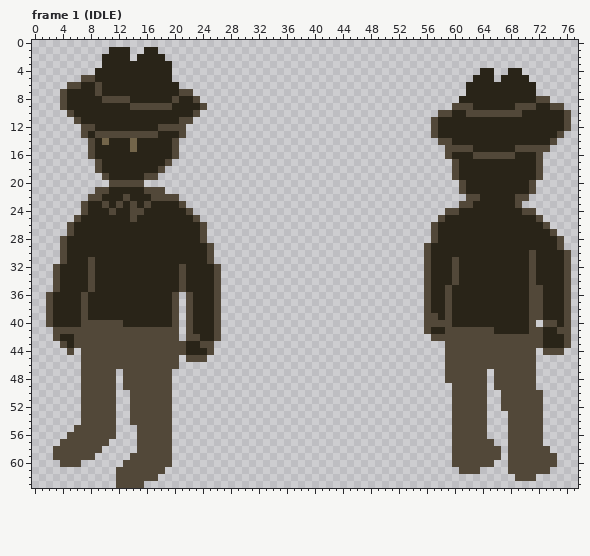
Edited in one commit: pixel-art file (Aseprite/suspect/character-suspect-animation.aseprite). The first picture shows the starting point.
78x64 pixels, 8 frames. Shown: frame 1 (IDLE). The commit also changed other frames, which this record leaves out.
Now the later version:
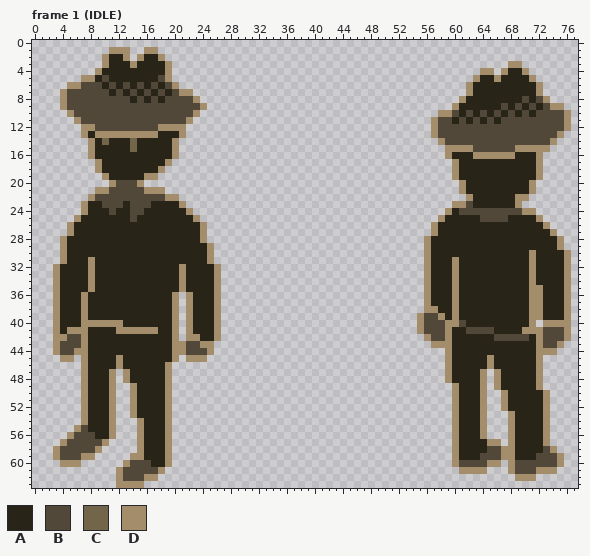
Palette (. is transparent): A #292418  B #524839  C #73654a  D #a48d6a
From the commit log: feat: tile map and character animation uptades
Diff:
Changed rows in their new state; - is an unchanged pixel.
Frame 1 (IDLE), layers "FRONT VIEW", "BACK VIEW":
first column x 2:
 1 ---------DDD--DD-----------------------------------------------------------
 2 --------D--D-D--D----------------------------------------------------------
 3 --------D---D----D------------------------------------------------DD-------
 4 -------D---------D--------------------------------------------DD-D--D------
 5 -----DD-B-------BD-------------------------------------------D--D----D-----
 6 ---DDBB--B-B-B-B-BD-----------------------------------------D---------D----
 7 --DBBBB-B-B-B-B-B-BDD---------------------------------------D---------D----
 8 --DBBBBB-----B-B-B-BBD-------------------------------------D--------B--D---
 9 --DBBBBBBBBB------BBBBD-----------------------------------DAA----B--A--BDD-
10 ---DBBBBBBBBBBBBBBBBBD----------------------------------DDB--A-A-A-AB-BBBBD
11 ----DBBBBBBBBBBBBBB-D----------------------------------DBB-B-B-B-BBBBBBBBBD
12 -----DDBBBBBBBBBDDDD-----------------------------------DBBBBBBBBBBBBBBBBBBD
13 -----D-DDDDDDDDD---D-----------------------------------DBBBBBBBBBBBBBBBBBD-
14 ------D-----------D-------------------------------------D-BBBBBBBBBBBBBBD--
15 ------D-----------D--------------------------------------DDDDBBBBBBDDDDD---
16 ------D-----------D--------------------------------------D---DDDDDD---D----
17 -------D---------D----------------------------------------D-----------D----
18 -------D--------D-----------------------------------------D-----------D----
19 --------D-----DD------------------------------------------D-----------D----
20 ---------D---D---------------------------------------------D---------D-----
21 -------DDBBBBBDDD------------------------------------------D---------D-----
22 ------D-BBB-BBB--DD-----------------------------------------DA-----DD------
23 -----D---B---B-----D--------------------------------------DD-------D-------
24 -----D--------------D------------------------------------DABBBBBBBBBDD-----
25 ----D----------------D----------------------------------D-----BBBB----D----
26 ---D------------------D--------------------------------D---------------D---
27 ---D------------------D--------------------------------D----------------D--
28 --D-------------------D-------------------------------DA-----------------D-
29 --D--------------------D------------------------------D------------------D-
30 --D--------------------D------------------------------D--------------D----D
31 --D---D----------------D------------------------------D---D----------D----D
32 -D----D------------D----D-----------------------------D---D----------D----D
33 -D----D------------D----D-----------------------------D---D----------D----D
34 -D----D------------D----D-----------------------------D---D----------D----D
35 -D----D------------D----D-----------------------------D--AD----------DD---D
36 .D---D------------D-D---D-----------------------------D--AD----------DD---D
37 .D---D------------D-D---D-----------------------------D--AD----------DD---D
38 .D---D------------D-D---D-----------------------------DD-AD----------DD---D
39 .D---D------------D-D---D----------------------------D--DAD----------DD---D
40 .D---DDDDDD-------D-D---D----------------------------D---DDB---------D-DDDD
41 -DADDDAAAADDDDDDAAD-D---D----------------------------D-BBDAA--------DDDBB-D
42 -DDB-DAAAAAAAAAAAAD-DD--D-----------------------------D--DAAAAAA-----ADBBBD
43 -D-B-DAAAAAAAAAAAADDBBDD-------------------------------DDDAAAAAAAAAAAADBBD.
44 -DB-DDAAAAAAAAAAAADDBBBD---------------------------------DAAAAAAAAAAAADDD.-
45 --DD-DAAAADAAAAAAAD-DDD----------------------------------DAAAAADAAAAAAD----
46 -----DAAAADAAAAAAD.--------------------------------------DAAAAADAAAAAAD----
47 -----DAAAD-DAAAAAD---------------------------------------DAAAAD-DAAAAAD----
48 -----DAAAD-DAAAAAD---------------------------------------DAAAAD-DAAAAAD----
49 -----DAAAD-.DAAAAD----------------------------------------DAAAD-DAAAAAD----
50 -----DAAAD--DAAAAD----------------------------------------DAAAD--DAAAAAD---
51 -----DAAAD--DAAAAD----------------------------------------DAAAD--DAAAAAD---
52 -----DAAAD--DAAAAD----------------------------------------DAAAD--DAAAAAD---
53 -----DAAAD--DAAAAD----------------------------------------DAAAD---DAAAAD---
54 -----DAAAD--.DAAAD----------------------------------------DAAAD---DAAAAD---
55 ----D-AAAD---DAAAD----------------------------------------DAAAD---DAAAAD---
56 ---D---AAD---DAAAD----------------------------------------DAAAD---DAAAAD---
57 --D-----D----DAAAD----------------------------------------DAAAADD-DAAAAD---
58 -D-----D-----DAAAD----------------------------------------DAAAA--DDAAAA-D--
59 -D---DD-----DDAAAD----------------------------------------DAAA---DDAAA---D-
60 --DDD------D---AAD----------------------------------------D----DD-D------D-
61 ----------D-----D------------------------------------------DDDD---D---DDD--
62 ----------D---DD---------------------------------------------------DDD-----
63 ----------DDDD-------------------------------------------------------------
Boxes around the changes in both pictures, in picture pixels (x1, y1, x2, y2):
changed: (46, 47, 221, 488)
changed: (417, 61, 571, 481)
